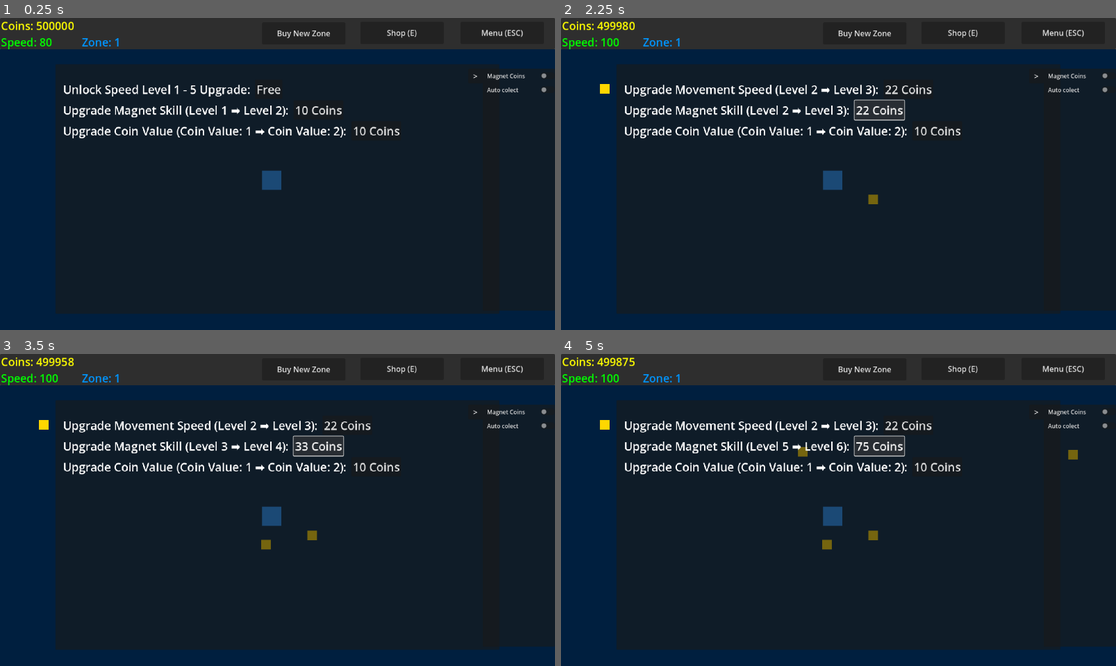
Above: before the commit, frames 1-4 (two rows, left to right).
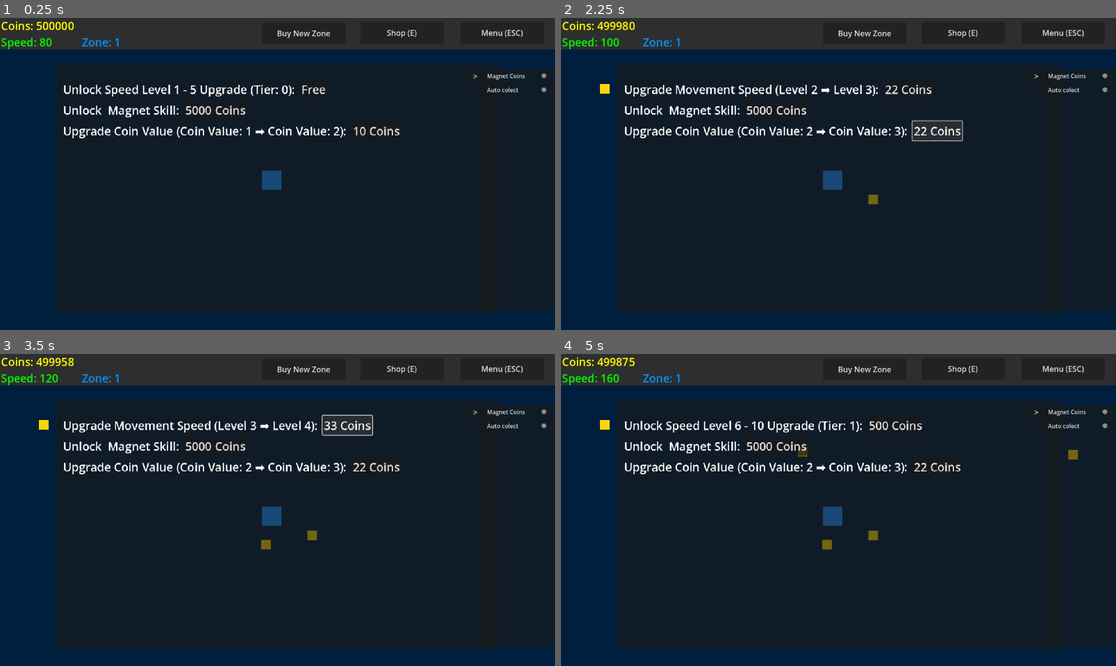
Above: after the commit, the same moments.

Repository: CD1FOX/golden-grind
Game: Godot game, scene res://Scenes/Worlds/Zone 1 - 10/zone1.tscn
The game is run twice, just before and just after one commit, with the same random seed, the same clock (stepped at 60 frames per second) and the same inputs.
Inputs:
- Up to frame 1 (0.25 s): no input
- Up to frame 2 (2.25 s): click "Free" at 0.5 s; click "10 Coins" at 1.25 s; click "10 Coins" at 2 s
- Up to frame 3 (3.5 s): click "22 Coins" at 2.75 s
- Up to frame 4 (5 s): click "33 Coins" at 3.5 s; click "50 Coins" at 4.25 s

The runs differ from the first frame. In frame 1, 1.0% of the frame differs, in the area x 13-62%, y 21-32%; in frame 2, 1.5%; in frame 3, 1.6%; in frame 4, 2.4%, in the area x 8-67%, y 6-38%.

Commit message:
Update
feat: Added Magnet Lock Upgrade Mechanic/Logic

Diff:
--- a/Global/Global.gd
+++ b/Global/Global.gd
@@ -14,17 +14,23 @@
 var magnet_base_cost = 10
 var magnet_skill = false
 
+#Magnet Lock Level Limits
+var magnet_unlock_cost = 1000
+var magnet_unlock_base_cost = 1000
+var magnet_tier_list = 0
+var magnet_tier_limit = 0
+
 #Speed Type Skill
 var speed = 80
 var speed_cost = 10
 var speed_base_cost = 10
 var speed_level = 1
 
-#Speed Unlock Level Limits
+#Speed Lock Level Limits
 var speed_unlock_cost = 500
 var speed_unlock_base_cost = 500
-var tier_list = 0
-var tier_limit = 0
+var speed_tier_list = 0
+var speed_tier_limit = 0
 
 #Coin Value Upgrade
 var coin_value = 1
--- a/Scenes/UI/Shop/magnet.gd
+++ b/Scenes/UI/Shop/magnet.gd
@@ -3,16 +3,24 @@
 @onready var G = Global
 
 @onready var magnet_label = $Magnet
-@onready var magnet_button = $MagnetButton
+@onready var magnet_button = $MagnetUpgradeButton
+@onready var magnet_unlock_button = $MagnetUnlockButton
+@onready var magnet_first_unlock_button = $MagnetFirstUnlock
 
-func update_label(magnet_level, magnet_cost):
-	magnet_label.text = "Upgrade Magnet Skill (Level %d ➡️ Level %d): " % [magnet_level, magnet_level + 1]
-	magnet_button.text = "%d Coins" % magnet_cost
+func _process(_delta: float) -> void:
+	if G.magnet_tier_list == 0:
+		magnet_label.text = "Unlock  Magnet Skill: "
+		magnet_first_unlock_button.text = "5000 Coins"
+	elif G.magnet_level >= G.magnet_tier_limit:
+		magnet_label.text = "Unlock Magnet Level %d - %d Upgrade (Tier: %d): " % [G.magnet_tier_limit + 1, G.magnet_tier_limit + 5, G.magnet_tier_list]
+		magnet_unlock_button.text = "%d Coins" % G.magnet_unlock_cost
+		magnet_button.visible = false
+		magnet_unlock_button.visible = true
+	else:
+		magnet_label.text = "Upgrade Magnet Skill (Level %d ➡️ Level %d): " % [G.magnet_level, G.magnet_level + 1]
+		magnet_button.text = "%d Coins" % G.magnet_cost
 
-func _ready() -> void:
-	update_label(G.magnet_level, G.magnet_cost)
-
-func _on_magnet_button_pressed() -> void:
+func _on_magnet_upgrade_button_pressed() -> void:
 	if G.coin >= G.magnet_cost:
 		G.coin -= G.magnet_cost
 		G.magnet_level += 1
@@ -21,4 +29,26 @@
 	else:
 		print("Not Enough Coins")
 
-	update_label(G.magnet_level, G.magnet_cost)
+func _on_magnet_unlock_button_pressed() -> void:
+	if G.coin >= G.magnet_unlock_cost:
+		G.coin -= G.magnet_unlock_cost
+		G.magnet_unlock_cost = int(G.magnet_unlock_base_cost * pow(4, G.magnet_tier_list))
+		G.magnet_tier_limit += 5
+		G.magnet_tier_list += 1
+	else:
+		print("Not Enough Coins")
+		return
+	magnet_button.visible = true
+	magnet_unlock_button.visible = false
+
+
+func _on_magnet_first_unlock_pressed() -> void:
+	if G.coin >= 5000:
+		G.coin -= 5000
+		G.magnet_tier_limit += 5
+		G.magnet_tier_list += 1
+	else:
+		print("Not Enough Coins")
+		return
+	magnet_first_unlock_button.visible = false
+	magnet_button.visible = true
--- a/Scenes/UI/Shop/shop_popup.tscn
+++ b/Scenes/UI/Shop/shop_popup.tscn
@@ -34,7 +34,7 @@
 [node name="Speed" type="Label" parent="Panel/VBoxContainer/Speed"]
 layout_mode = 2
 theme_override_font_sizes/font_size = 30
-text = "Unlock Speed Level 1 - 5 Upgrade: "
+text = "Unlock Speed Level 1 - 5 Upgrade (Tier: 1)"
 
 [node name="SpeedUpgradeButton" type="Button" parent="Panel/VBoxContainer/Speed"]
 visible = false
@@ -49,14 +49,26 @@
 
 [node name="Magnet" type="HBoxContainer" parent="Panel/VBoxContainer"]
 layout_mode = 2
-script = ExtResource("3_fodhl")
+script = ExtResource("3_riy28")
 
 [node name="Magnet" type="Label" parent="Panel/VBoxContainer/Magnet"]
 layout_mode = 2
 theme_override_font_sizes/font_size = 30
-text = "Upgrade Magnet Radius (Level 0 ➡️ Level 1): "
+text = "Unlock  Magnet Skill: "
 
-[node name="MagnetButton" type="Button" parent="Panel/VBoxContainer/Magnet"]
+[node name="MagnetUpgradeButton" type="Button" parent="Panel/VBoxContainer/Magnet"]
+visible = false
+layout_mode = 2
+theme_override_font_sizes/font_size = 30
+text = "10 Coins"
+
+[node name="MagnetUnlockButton" type="Button" parent="Panel/VBoxContainer/Magnet"]
+visible = false
+layout_mode = 2
+theme_override_font_sizes/font_size = 30
+text = "10 Coins"
+
+[node name="MagnetFirstUnlock" type="Button" parent="Panel/VBoxContainer/Magnet"]
 layout_mode = 2
 theme_override_font_sizes/font_size = 30
 text = "10 Coins"
@@ -77,5 +89,7 @@
 
 [connection signal="pressed" from="Panel/VBoxContainer/Speed/SpeedUpgradeButton" to="Panel/VBoxContainer/Speed" method="_on_speed_upgrade_button_pressed"]
 [connection signal="pressed" from="Panel/VBoxContainer/Speed/SpeedUnlockButton" to="Panel/VBoxContainer/Speed" method="_on_speed_unlock_button_pressed"]
-[connection signal="pressed" from="Panel/VBoxContainer/Magnet/MagnetButton" to="Panel/VBoxContainer/Magnet" method="_on_magnet_button_pressed"]
+[connection signal="pressed" from="Panel/VBoxContainer/Magnet/MagnetUpgradeButton" to="Panel/VBoxContainer/Magnet" method="_on_magnet_upgrade_button_pressed"]
+[connection signal="pressed" from="Panel/VBoxContainer/Magnet/MagnetUnlockButton" to="Panel/VBoxContainer/Magnet" method="_on_magnet_unlock_button_pressed"]
+[connection signal="pressed" from="Panel/VBoxContainer/Magnet/MagnetFirstUnlock" to="Panel/VBoxContainer/Magnet" method="_on_magnet_first_unlock_pressed"]
 [connection signal="pressed" from="Panel/VBoxContainer/CoinValue/CoinValueButton" to="Panel/VBoxContainer/CoinValue" method="_on_coin_value_button_pressed"]
--- a/Scenes/UI/Shop/speed.gd
+++ b/Scenes/UI/Shop/speed.gd
@@ -7,11 +7,11 @@
 @onready var speed_unlock_button = $SpeedUnlockButton
 
 func _process(_delta: float) -> void:
-	if G.tier_list == 0:
-		speed_label.text = "Unlock Speed Level %d - %d Upgrade: " % [G.tier_limit + 1, G.tier_limit + 5]
+	if G.speed_tier_list == 0:
+		speed_label.text = "Unlock Speed Level %d - %d Upgrade (Tier: %d): " % [G.speed_tier_limit + 1, G.speed_tier_limit + 5, G.speed_tier_list]
 		speed_unlock_button.text = "Free"
-	elif G.speed_level >= G.tier_limit:
-		speed_label.text = "Unlock Speed Level %d - %d Upgrade: " % [G.tier_limit + 1, G.tier_limit + 5]
+	elif G.speed_level >= G.speed_tier_limit:
+		speed_label.text = "Unlock Speed Level %d - %d Upgrade (Tier: %d): " % [G.speed_tier_limit + 1, G.speed_tier_limit + 5, G.speed_tier_list]
 		speed_unlock_button.text = "%d Coins" % G.speed_unlock_cost
 		speed_button.visible = false
 		speed_unlock_button.visible = true
@@ -29,13 +29,15 @@
 		print("Not Enough Coins")
 
 func _on_speed_unlock_button_pressed() -> void:
-	if G.tier_list <= 0:
-		G.tier_list = 1
-		G.tier_limit = 5
+	if G.speed_tier_list <= 0:
+		G.speed_tier_list = 1
+		G.speed_tier_limit = 5
 	elif G.coin >= G.speed_unlock_cost:
 		G.coin -= G.speed_unlock_cost
-		G.speed_unlock_cost = int(G.speed_unlock_base_cost * pow(3, G.tier_list))
-		G.tier_limit += 5
-		G.tier_list += 1
+		G.speed_unlock_cost = int(G.speed_unlock_base_cost * pow(3, G.speed_tier_list))
+		G.speed_tier_limit += 5
+		G.speed_tier_list += 1
+	else:
+		print("Not Enough Coins")
 	speed_button.visible = true
 	speed_unlock_button.visible = false
Not shown, changed: Scenes/UI/Shop/magnet.gd.uid
Not shown: 1 places in Scenes/UI/Shop/shop_popup.tscn that only renumber resources
